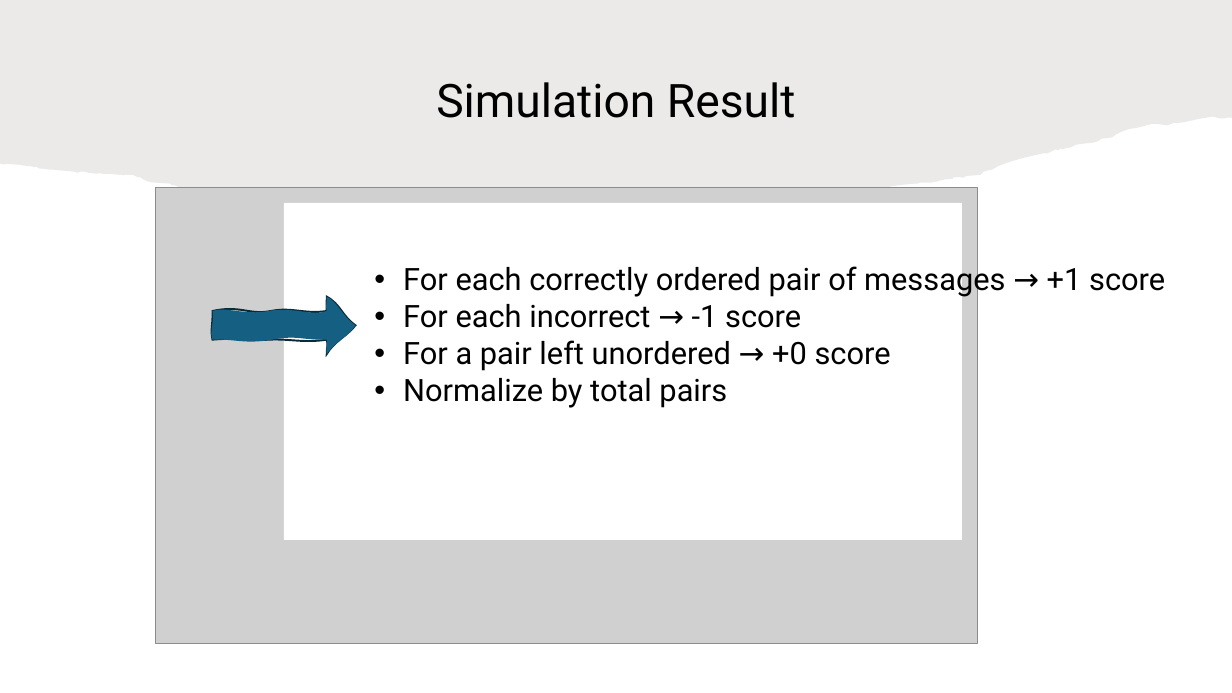
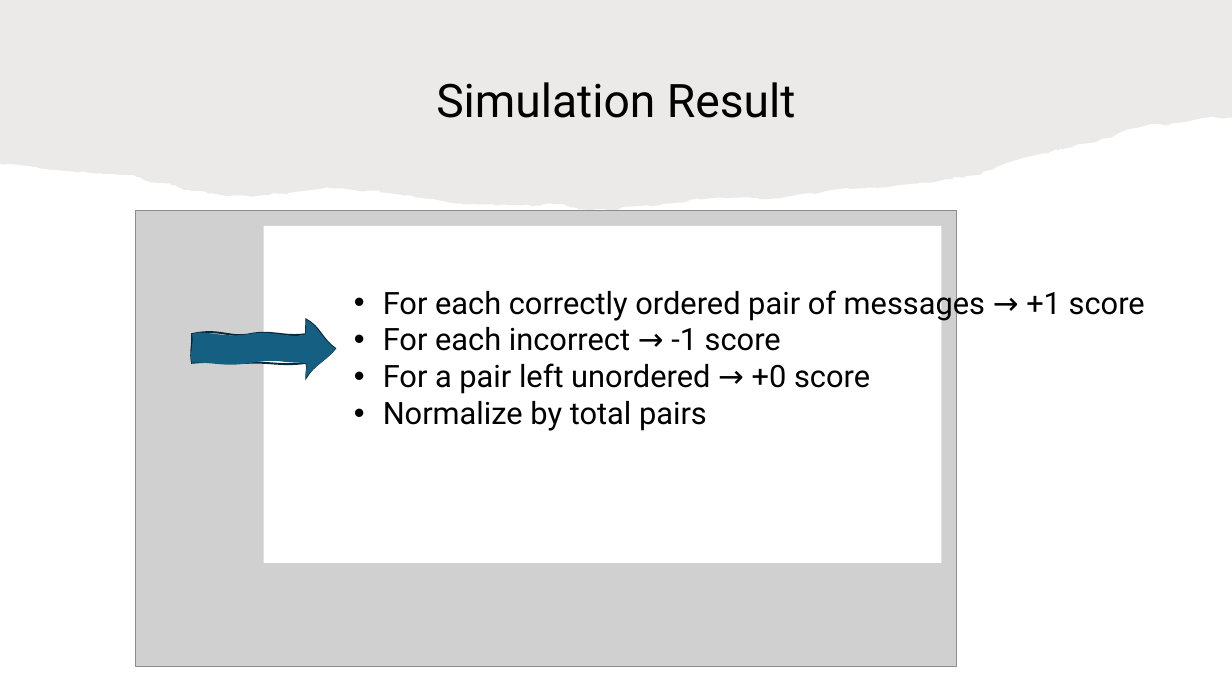
Before and after one commit to HaseebLUMS/Onyx-Presentation, a slide deck: slide 33 of tommy_hotnets_v2.pptx (slide 38 before the commit). Drawn at 1232x693 pixels with LibreOffice and Linux fonts; fonts in the diff are those of the drawing; grey boxes stand for pictures. Boxes give left, top, right and bottom in pixels: in the first picture for what was removed or moved away, otherwise in the second. Text is boxed around its words. In the diff, an @@ line names an element or a change of style, - is before the commit and + after.

```diff
--- a/tommy_hotnets_v2.pptx
+++ b/tommy_hotnets_v2.pptx
@@ 1 picture, 1 text, 1 rectangle, 1 freeform shape: place and size @@
-1 picture, 1 text, 1 rectangle, 1 freeform shape at [155,188,1165,643]
+1 picture, 1 text, 1 rectangle, 1 freeform shape at [135,211,1145,666]
```
Also in this commit, not shown: 13 other slides changed, 2 slides added, 8 slides removed.
